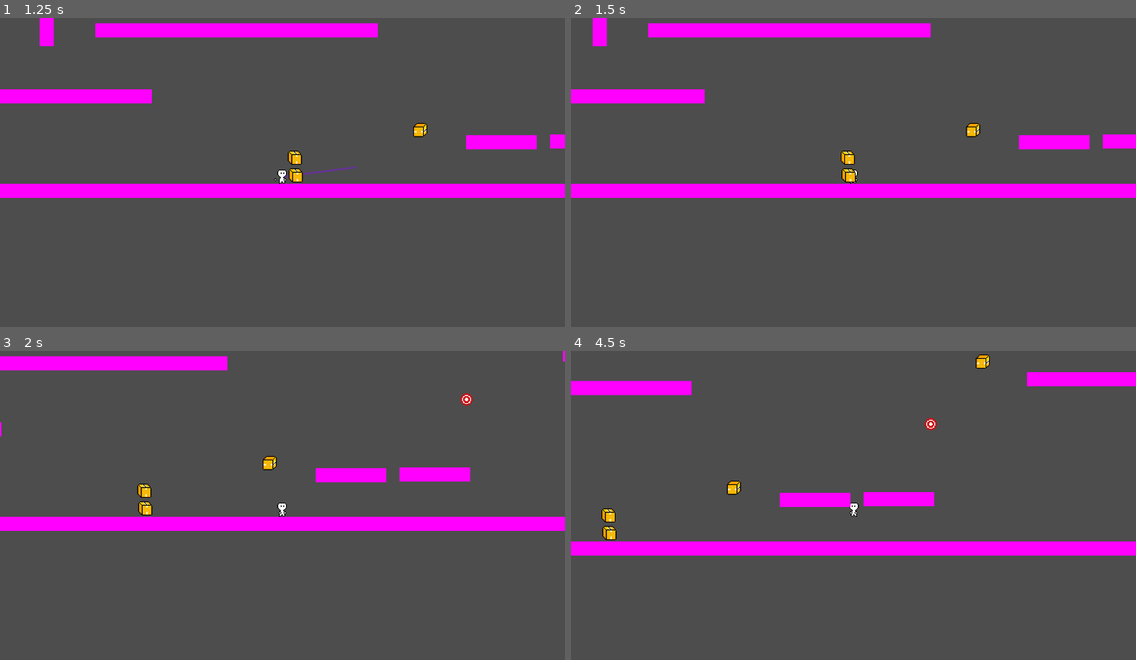
Above: before the commit, frames 1-4 (two rows, left to right).
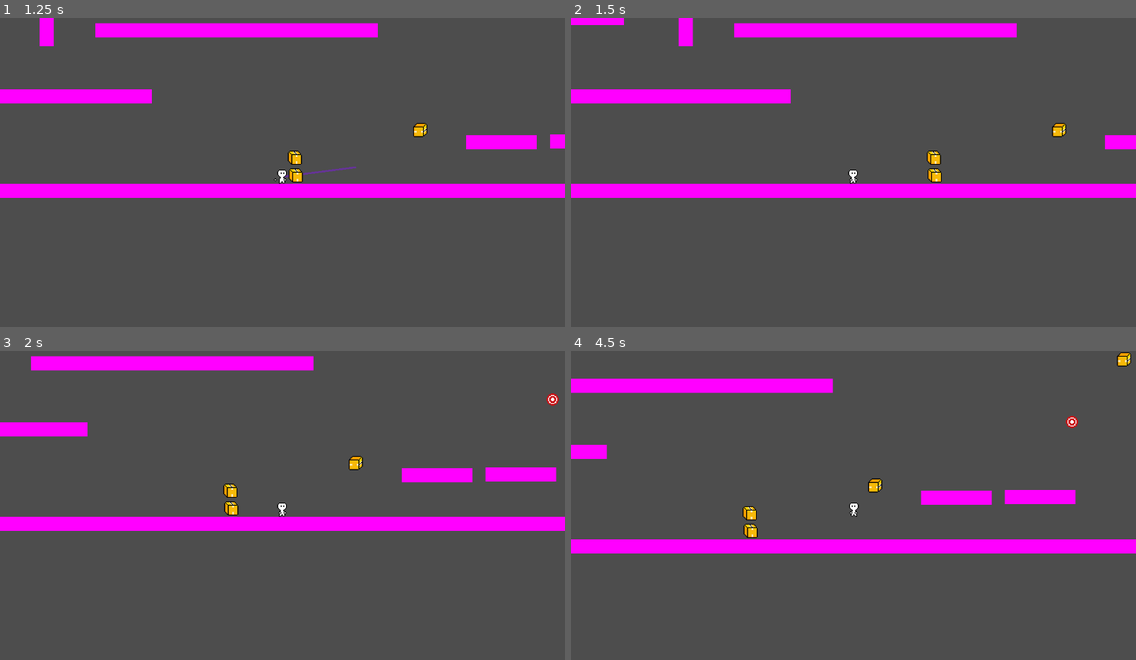
Above: after the commit, the same moments.

Repository: jelmersnippe/punching-game
Game: Godot game, scene res://main.tscn
Two runs of this game, one before a commit and one after it. Both use one fixed random seed, a clock stepped at 60 frames per second and the inputs below.
Inputs (mouse positions are in pixels of both pictures, inside the frame that each line leads up to):
- Up to frame 1 (1.25 s): tap Enter at 0.5 s; move the mouse to (406, 160) at 0.52 s; hold D (move_right) from 0.53 s (still down); hold Space (charge) from 0.53 s (still down)
- Up to frame 2 (1.5 s): keep holding D (move_right); move the mouse to (740, 194) at 1.27 s; release Space (charge) at 1.28 s; tap Space (charge) at 1.35 s
- Up to frame 3 (2 s): keep holding D (move_right)
- Up to frame 4 (4.5 s): move the mouse to (910, 440) at 2.02 s; release D (move_right) at 2.03 s; hold A (move_left) 2.03-2.78 s; hold Space (charge) 2.03-2.78 s; move the mouse to (825, 573) at 2.77 s; hold D (move_right) 2.78-4.28 s; tap Space (charge) at 2.85, 4.35 s; move the mouse to (1023, 558) at 3.52 s; hold Space (charge) 3.53-4.28 s; move the mouse to (684, 462) at 4.27 s; hold A (move_left) from 4.28 s (still down)

Frame 1 is identical in both runs. In frame 2, 3.7% of the frame differs, in the area x 0-100%, y 0-54%; in frame 3, 3.7%; in frame 4, 7.2%, in the area x 0-100%, y 0-67%.

Commit message:
Allow punching on the ground

Diff:
--- a/player.gd
+++ b/player.gd
@@ -62,6 +62,11 @@
 
 	is_grounded = is_on_floor()
 
+	if remaining_air_time > 0:
+		remaining_air_time -= delta
+		if remaining_air_time <= 0:
+			velocity /= 4
+
 	move_and_slide()
 
 func _handle_airborne(delta: float):
@@ -70,10 +75,6 @@
 
 	if remaining_air_time <= 0:
 		velocity.y += gravity * delta
-	else:
-		remaining_air_time -= delta
-		if remaining_air_time <= 0:
-			velocity /= 4
 
 	if Input.is_action_just_pressed("charge") and available_charges > 0:
 		remaining_air_hold_grace_time = AIR_HOLD_GRACE_TIME
@@ -91,7 +92,7 @@
 		remaining_air_hold_grace_time = 0
 
 func _handle_grounded(delta: float):
-	if not is_on_floor():
+	if not is_on_floor() or remaining_air_time > 0:
 		return
 
 	remaining_air_time = 0
Binary file added: Screenshot 2024-07-09 225615.png
Not shown, added: Screenshot 2024-07-09 225615.png.import
Binary file added: Screenshot 2024-07-09 225645.png
Not shown, added: Screenshot 2024-07-09 225645.png.import
Binary file added: Screenshot 2024-07-09 225818.png
Not shown, added: Screenshot 2024-07-09 225818.png.import
Binary file added: Screenshot 2024-07-09 225856.png
Not shown, added: Screenshot 2024-07-09 225856.png.import
